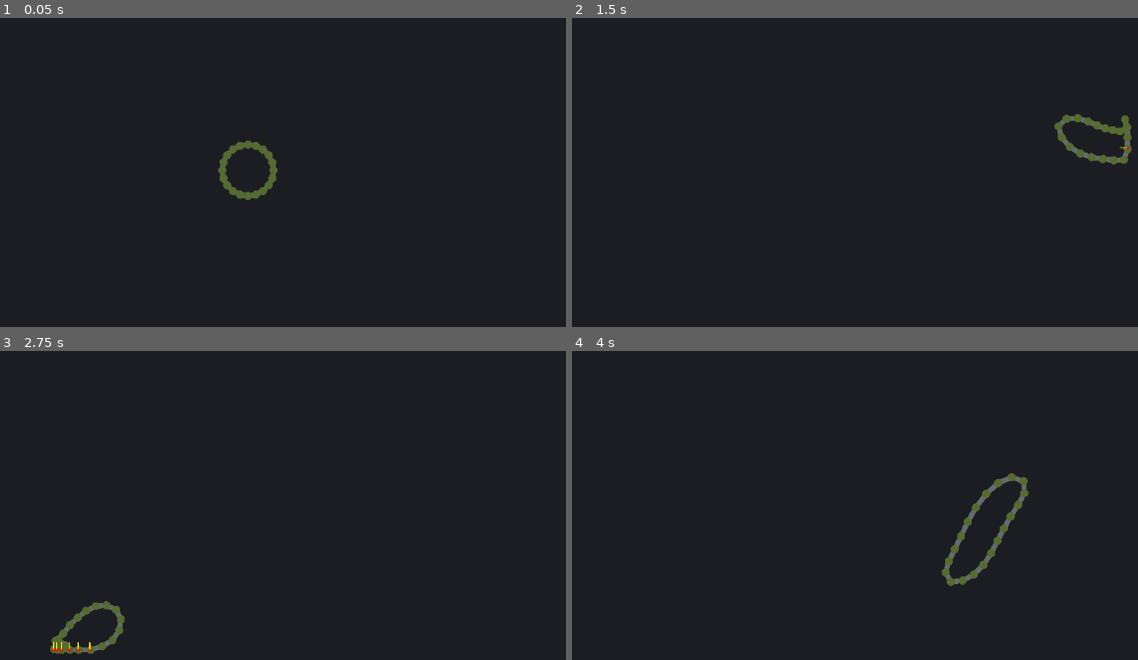
Above: before the commit, frames 1-4 (two rows, left to right).
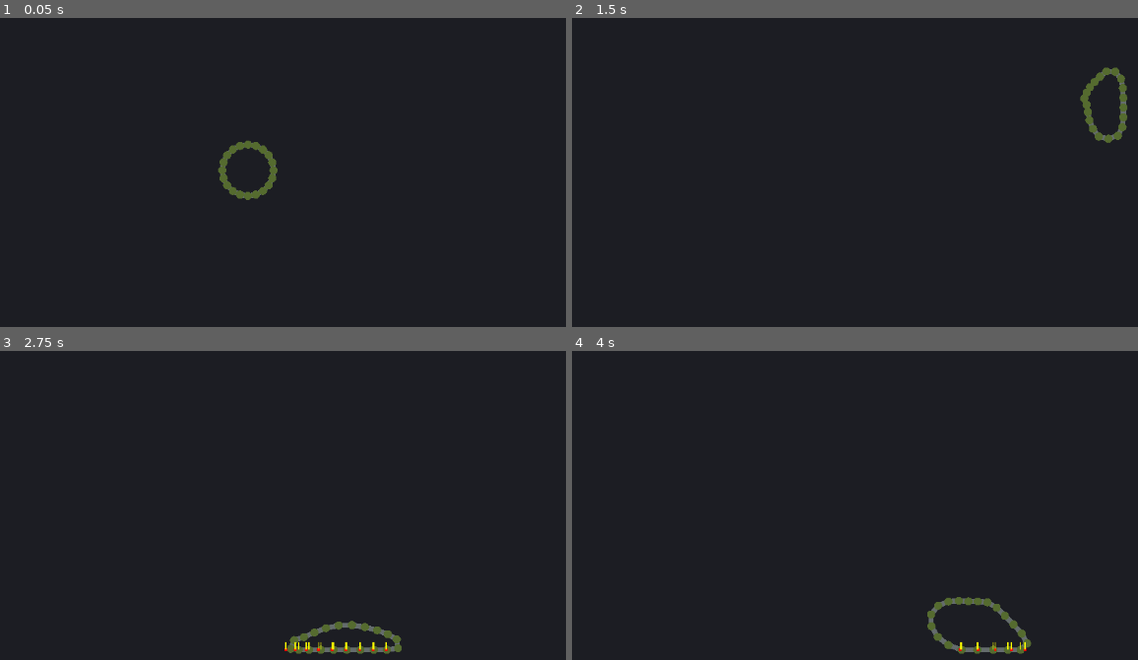
Above: after the commit, the same moments.

Repository: Argonbart/GoPrototyping
Game: Godot game, scene res://softbody/soft_body_level.tscn
The game is run twice, just before and just after one commit, with the same random seed, the same clock (stepped at 60 frames per second) and the same inputs.
Inputs (mouse positions are in pixels of both pictures, inside the frame that each line leads up to):
- Up to frame 1 (0.05 s): no input
- Up to frame 2 (1.5 s): tap Enter (ui_accept) at 0.5 s; move the mouse to (1030, 150) at 0.52 s; hold D (right) 0.53-1.28 s; hold 1 (1) 0.53-1.28 s; tap Space (jump) at 0.77 s; tap 2 (2) at 0.8, 1.35 s; move the mouse to (696, 194) at 1.27 s; hold A (left) from 1.28 s (still down)
- Up to frame 3 (2.75 s): tap Space (jump) at 1.52 s; tap 3 (3) at 1.55 s; move the mouse to (362, 406) at 2.02 s; release A (left) at 2.03 s; hold D (right) from 2.03 s (still down); hold 3 (3) from 2.03 s (still down); tap 4 (4) at 2.3 s
- Up to frame 4 (4 s): move the mouse to (815, 592) at 2.77 s; release 3 (3) at 2.78 s; tap 4 (4) at 2.85 s; tap Space (jump) at 3.02, 3.77 s; tap 1 (1) at 3.05 s; move the mouse to (1092, 570) at 3.52 s; release D (right) at 3.53 s; hold A (left) from 3.53 s (still down); hold 1 (1) from 3.53 s (still down); tap 2 (2) at 3.8 s

The runs differ from the first frame. In frame 1, less than 0.1% of the frame differs, in the area x 44-47%, y 41-59%; in frame 2, 1.3%; in frame 3, 1.6%; in frame 4, 1.9%, in the area x 62-82%, y 39-99%.

Commit message:
fix area and constraint clipping

Diff:
--- a/soft_bodies/softbody/point.gd
+++ b/soft_bodies/softbody/point.gd
@@ -8,6 +8,8 @@
 
 var displacement_accumulator: Vector2
 var number_of_accumulations: int
+
+var collision_normal: Vector2 = Vector2.ZERO
 
 
 func _init(p: Vector2, r: float) -> void:
--- a/soft_bodies/softbody/soft_body.gd
+++ b/soft_bodies/softbody/soft_body.gd
@@ -2,6 +2,9 @@
 
 @export var number_of_points: int = 10
 @export var radius: float = 50.0
+
+@export_range(0.0, 1.0) var AREA_STIFFNESS := 0.3
+@export var MAX_AREA_PUSH: float = 10.0
 
 @export_range(0.0, 1.0) var CONSTRAINT_STIFFNESS: float = 0.5
 @export var CONSTRAINT_SOLVER_STEPS: int = 10
@@ -118,6 +121,7 @@
 	var results: Array[Dictionary] = space_state.intersect_point(point_query, 8)
 
 	if results.size() == 0:
+		p.collision_normal = Vector2.ZERO
 		return
 
 	var intersected_colliders: Array[RID]
@@ -153,6 +157,7 @@
 			collisions_this_frame.append(hit)
 
 	p.position = p.position - total_push
+	p.collision_normal = combined_normal.normalized()
 
 	# sliding
 	if combined_normal.length() > 0.0001:
@@ -179,7 +184,16 @@
 			var target_2_smoothed = lerp(p2.position, target_2, c.stiffness)
 
 			var offset_1 = target_1_smoothed - p1.position
+			var n1 = p1.collision_normal
+			if n1.length() > 0.001:
+				n1 = n1.normalized()
+				offset_1 -= n1 * max(0.0, offset_1.dot(n1))
+
 			var offset_2 = target_2_smoothed - p2.position
+			var n2 = p2.collision_normal
+			if n2.length() > 0.001:
+				n2 = n2.normalized()
+				offset_1 -= n2 * max(0.0, offset_1.dot(n2))
 
 			p1.accumulate_displacement(offset_1)
 			p2.accumulate_displacement(offset_2)
@@ -201,9 +215,16 @@
 		var height = (p1.y + p2.y) / 2
 		area_accumulator += width * -height
 
-	var factor = (desired_area * desired_area_multiplier - area_accumulator) / circ
+	var raw_factor = (desired_area * desired_area_multiplier - area_accumulator) / circ
+
+	# stiffness controls “how much of the error we fix per iteration”
+	var factor = raw_factor * AREA_STIFFNESS
+
+	# optional clamp so a single iteration can’t go crazy
+	factor = clamp(factor, -MAX_AREA_PUSH, MAX_AREA_PUSH)
 
 	for id in range(points.size()):
+		var p = points[id]
 		var next_id = (id + 1) % points.size()
 		var prev_id = (id - 1 + points.size()) % points.size()
 
@@ -215,6 +236,13 @@
 
 		dir = dir.normalized()
 		var offset = dir * factor
+		var n = p.collision_normal
+		if n.length() > 0.001:
+			n = n.normalized()
+			var normal_component = n * offset.dot(n)
+			# remove the part that pushes *into* the collider
+			if normal_component.dot(n) > 0.0:
+				offset -= normal_component
 
 		points[id].accumulate_displacement(offset)
 
@@ -228,3 +256,8 @@
 
 		var normal_target_pos = pos + c.normal * 15
 		draw_line(pos, normal_target_pos, Color.YELLOW, 2)
+
+	for p in points:
+		var pos = p.position - global_position
+		var n_target = pos + p.collision_normal * 15
+		draw_line(pos, n_target, Color.YELLOW, 2)
--- a/soft_bodies/softbody/soft_body_level.tscn
+++ b/soft_bodies/softbody/soft_body_level.tscn
@@ -8,6 +8,8 @@
 
 [sub_resource type="CircleShape2D" id="CircleShape2D_23gtn"]
 radius = 110.47624
+
+[sub_resource type="RectangleShape2D" id="RectangleShape2D_d3k81"]
 
 [node name="SoftBodyLevel" type="Node2D"]
 
@@ -19,9 +21,10 @@
 position = Vector2(-69, -7)
 script = ExtResource("1_23gtn")
 number_of_points = 20
-CONSTRAINT_STIFFNESS = 0.2
+AREA_STIFFNESS = 0.685
 CONSTRAINT_SOLVER_STEPS = 12
-slide_scale = 0.827
+slide_scale = 0.936
+move_speed = 5.3
 gravity_scale = 3.0
 metadata/_custom_type_script = "uid://b0tacqei7k716"
 
@@ -64,3 +67,11 @@
 
 [node name="CollisionShape2D" type="CollisionShape2D" parent="StaticBody2D"]
 shape = SubResource("CircleShape2D_23gtn")
+
+[node name="StaticBody2D6" type="StaticBody2D" parent="."]
+position = Vector2(-474.00003, 245)
+rotation = 0.7125538
+scale = Vector2(22.233086, 10.244695)
+
+[node name="CollisionShape2D" type="CollisionShape2D" parent="StaticBody2D6"]
+shape = SubResource("RectangleShape2D_d3k81")
Not shown: 1 places in soft_bodies/softbody/soft_body_level.tscn that only renumber resources
